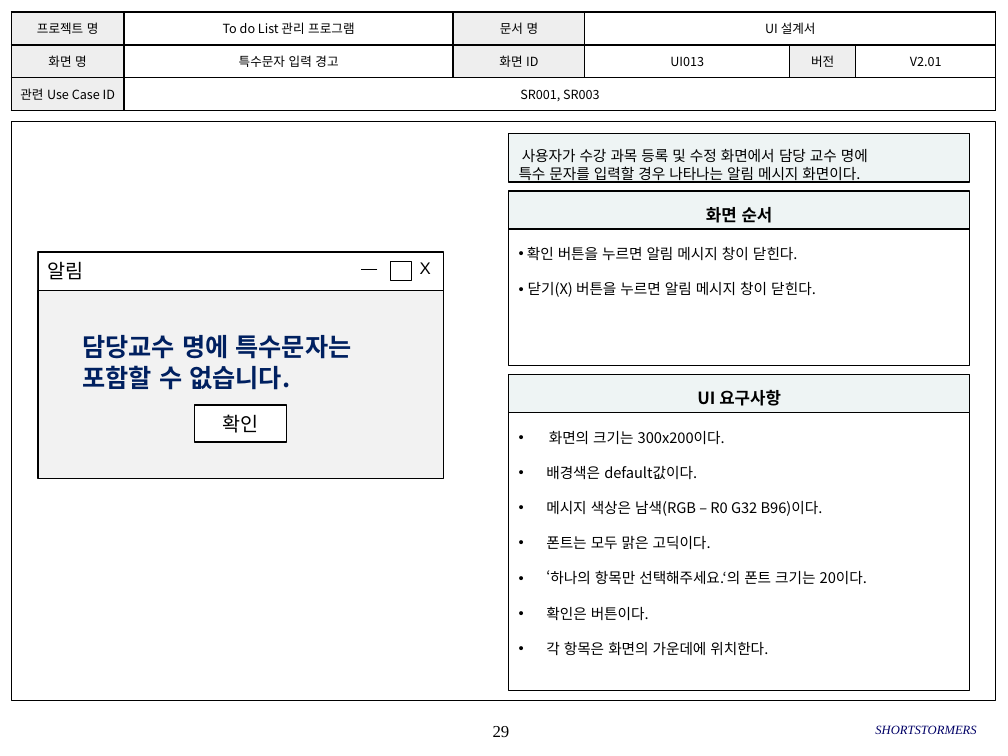
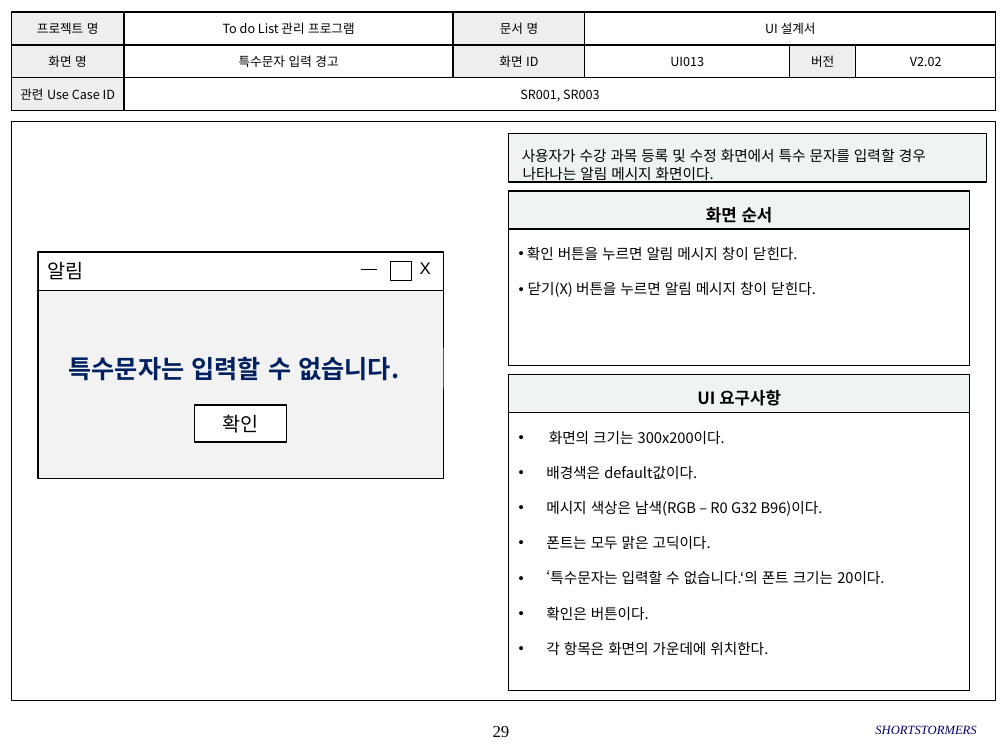
Before and after one commit to SMU-SE-Admin/18-1_7_SHORTSTORMERS_Doc, a slide deck: slide 29 of 03 설계/UI 설계서_7_SHORTSTORMERS.pptx. Drawn at 1008x756 pixels with LibreOffice and Linux fonts; fonts in the diff are those of the drawing; background and template pictures are left out. Boxes give left, top, right and bottom in pixels: in the first picture for what was removed or moved away, otherwise in the second. Text is boxed around its words. In the diff, an @@ line names an element or a change of style, - is before the commit and + after.

Commit message:
#1105 UI설계서 수정 및 등록
알림 메시지 추가에 따른 수정 및 등록 V2.02

```diff
--- a/03 설계/UI 설계서_7_SHORTSTORMERS.pptx
+++ b/03 설계/UI 설계서_7_SHORTSTORMERS.pptx
@@ table at (11, 12, 995, 111) @@
-row 2, column 6: V2.01
+row 2, column 6: V2.02
@@ rectangle "사용자가 수강 과목 등록 및 ...": place and size @@
-rectangle "사용자가 수강 과목 등록 및 ..." at (509, 133, 971, 181)
+rectangle "사용자가 수강 과목 등록 및 ..." at (509, 133, 987, 181)
@@ text in rectangle at (522, 148, 926, 183): text changed @@
-사용자가 수강 과목 등록 및 수정 화면에서 담당 교수 명에
-특수 문자를 입력할 경우 나타나는 알림 메시지 화면이다.
+사용자가 수강 과목 등록 및 수정 화면에서 특수 문자를 입력할 경우
+나타나는 알림 메시지 화면이다.
@@ text at (68, 356, 399, 381): text changed @@
-담당교수 명에 특수문자는
-포함할 수 없습니다.
+특수문자는 입력할 수 없습니다.
@@ text in rectangle at (546, 570, 884, 584): text changed @@
-• ‘하나의 항목만 선택해주세요.‘의 폰트 크기는 20이다.
+• ‘특수문자는 입력할 수 없습니다.‘의 폰트 크기는 20이다.
```
Also in this commit, not shown: 26 other slides changed, 8 slides added.
